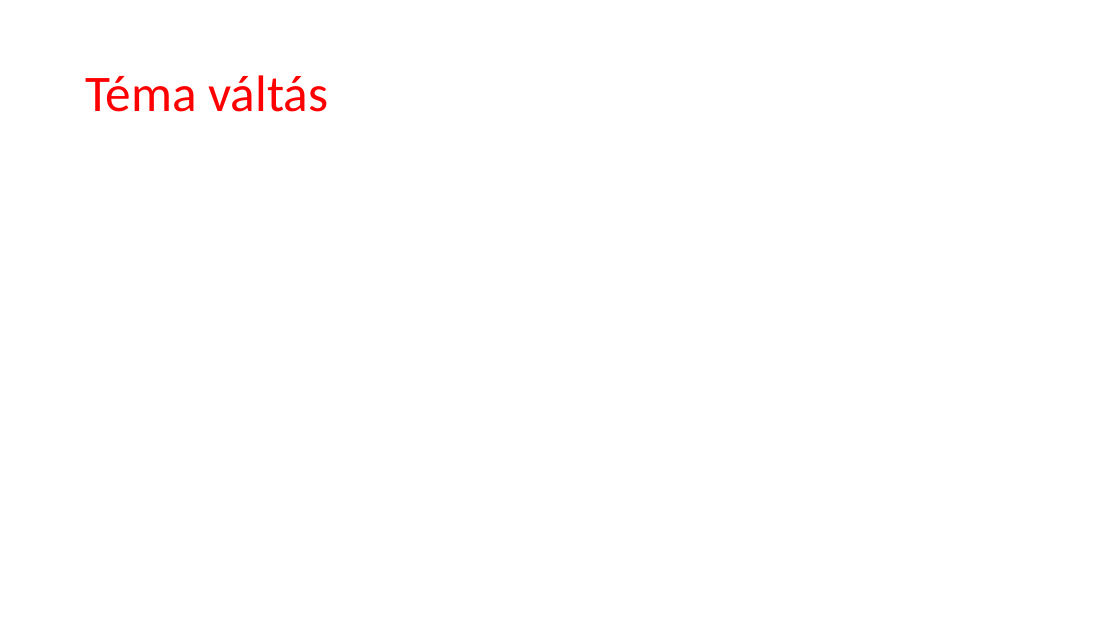
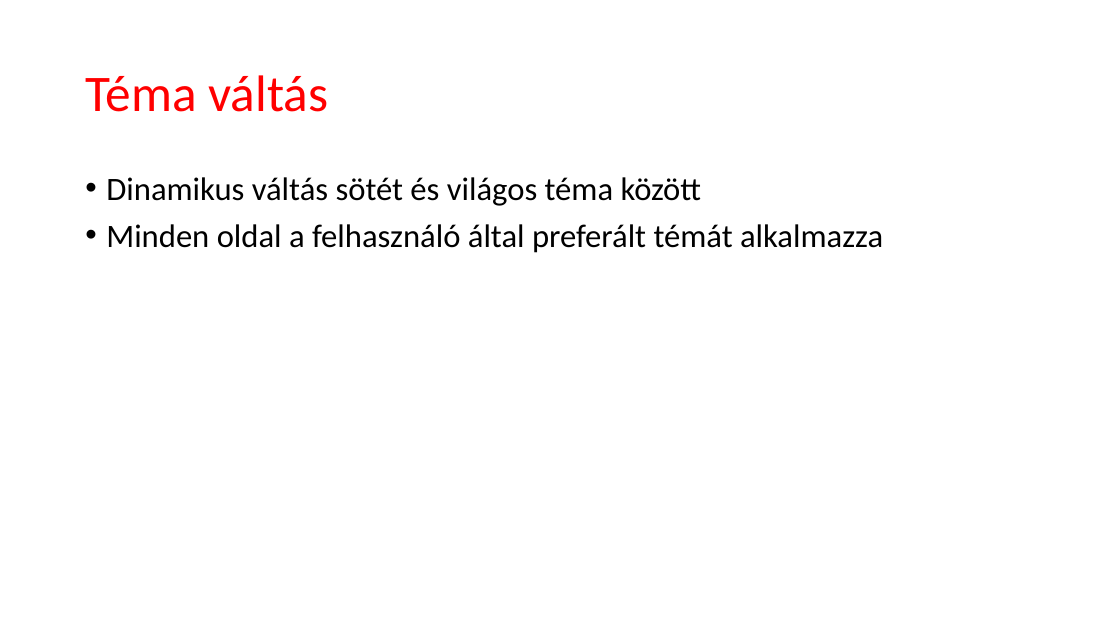
Before and after one commit to fedorbenjamin02/Vizsgaremek2024, a slide deck: slide 15 of Mellékletek/Prezentáció/Frissfutár_prezentáció.pptx (slide 17 before the commit). Drawn at 1120x630 pixels with LibreOffice and Linux fonts; fonts in the diff are those of the drawing. Boxes give left, top, right and bottom in pixels: in the first picture for what was removed or moved away, otherwise in the second. Text is boxed around its words. In the diff, an @@ line names an element or a change of style, - is before the commit and + after.

```diff
--- a/Mellékletek/Prezentáció/Frissfutár_prezentáció.pptx
+++ b/Mellékletek/Prezentáció/Frissfutár_prezentáció.pptx
@@ text added at [106, 177, 883, 253], 28 pt, text #000000 @@
+• Dinamikus váltás sötét és világos téma között
+• Minden oldal a felhasználó által preferált témát alkalmazza
```
Also in this commit, not shown: 12 other slides changed, 9 slides added, 11 slides removed.
